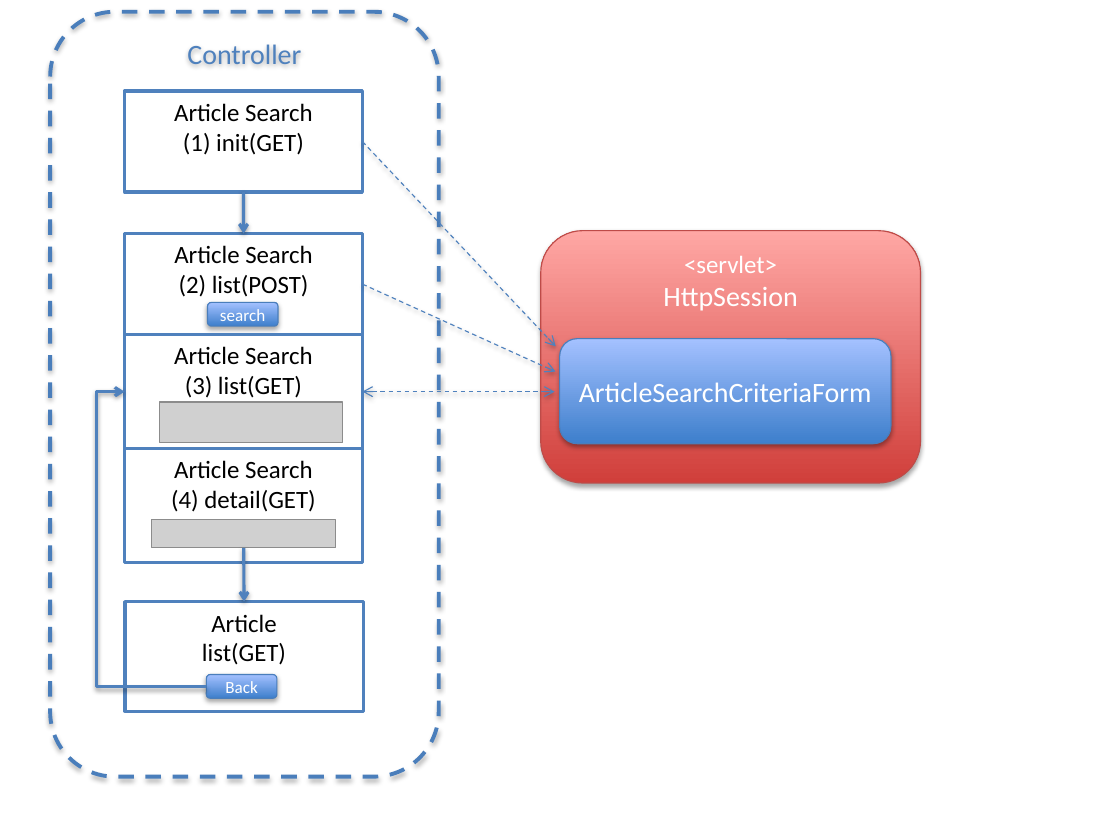
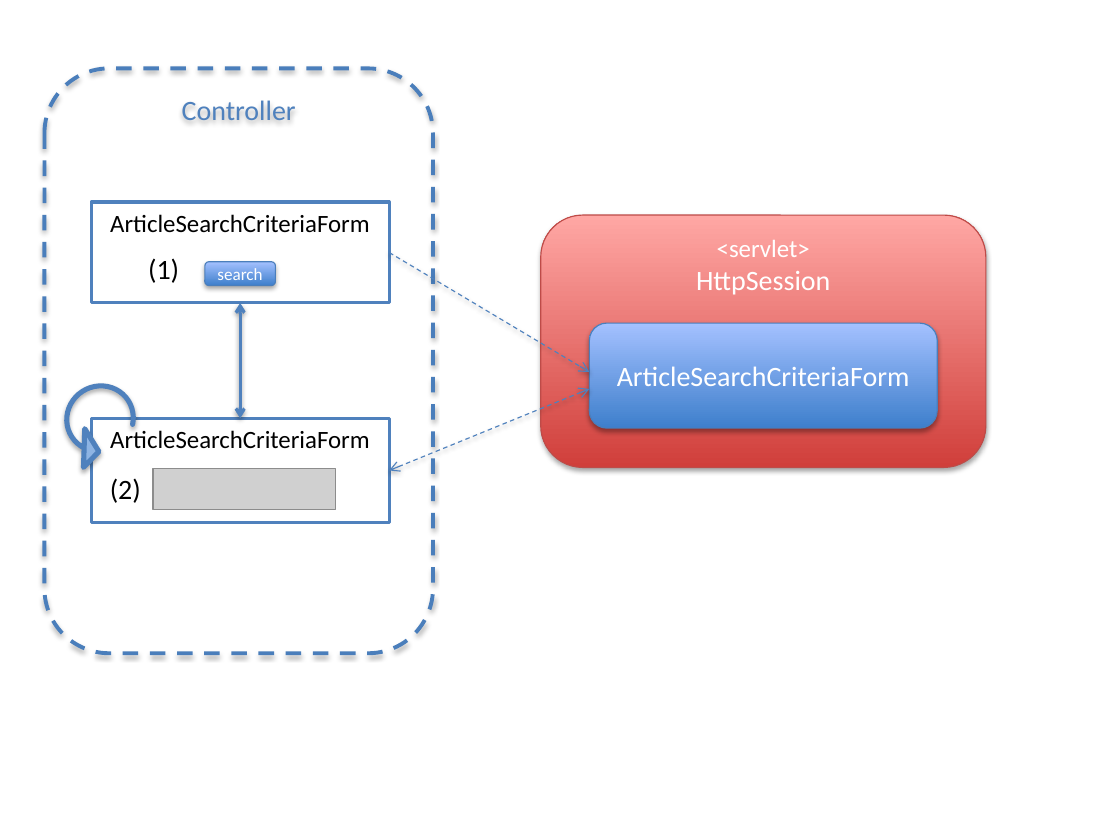
Before and after one commit to xzjia/guideline, a slide deck: slide 18 of source/ArchitectureInDetail/WebApplicationDetail/images_Pagination/materialPagination.pptx. Drawn at 1120x840 pixels with LibreOffice and Linux fonts; fonts in the diff are those of the drawing; grey boxes stand for pictures. Boxes give left, top, right and bottom in pixels: in the first picture for what was removed or moved away, otherwise in the second. Text is boxed around its words. In the diff, an @@ line names an element or a change of style, - is before the commit and + after.

```diff
--- a/source/ArchitectureInDetail/WebApplicationDetail/images_Pagination/materialPagination.pptx
+++ b/source/ArchitectureInDetail/WebApplicationDetail/images_Pagination/materialPagination.pptx
@@ rounded rectangle "Controller": place and size @@
-rounded rectangle "Controller" at box(50, 12, 439, 777)
+rounded rectangle "Controller" at box(45, 68, 433, 653)
@@ rectangle removed at box(124, 91, 362, 192) @@
-Article Search
-(1) init(GET)
@@ rectangle "ArticleSearchCriteriaForm": place and size @@
-rectangle "ArticleSearchCriteriaForm" at box(124, 234, 362, 335)
+rectangle "ArticleSearchCriteriaForm" at box(91, 202, 389, 302)
@@ arrow removed from (243, 192) to (243, 234) @@
@@ text in rectangle at box(110, 214, 369, 233): text changed @@
-Article Search
-(2) list(POST)
+ArticleSearchCriteriaForm
@@ rounded rectangle "<servlet>": place and size @@
-rounded rectangle "<servlet>" at box(541, 231, 921, 483)
+rounded rectangle "<servlet>" at box(541, 215, 986, 467)
@@ text added at box(148, 258, 179, 283), 18 pt, text #000000 @@
+(1)
@@ rounded rectangle "search": place and size @@
-rounded rectangle "search" at box(207, 302, 278, 326)
+rounded rectangle "search" at box(205, 262, 276, 286)
@@ arrow moved from (363, 141) - (556, 346) to (389, 252) - (589, 372) @@
@@ arrow removed from (363, 284) to (556, 372) @@
@@ double arrow added from (240, 304) to (240, 418), #4F81BD 2 pt @@
@@ rounded rectangle "ArticleSearchCriteriaForm": place and size @@
-rounded rectangle "ArticleSearchCriteriaForm" at box(560, 338, 892, 444)
+rounded rectangle "ArticleSearchCriteriaForm" at box(589, 323, 937, 428)
@@ circular arrow added at box(27, 347, 173, 492), fill #8EB4E3, outline #4F81BD 3.25 pt @@
@@ rectangle removed at box(124, 335, 362, 449) @@
-Article Search
-(3) list(GET)
@@ double arrow moved from (363, 392) - (554, 392) to (389, 470) - (589, 389) @@
@@ rectangle added at box(91, 418, 389, 522), fill #FFFFFF, outline #4F81BD 2 pt, 16 pt, text #000000 @@
+ArticleSearchCriteriaForm
@@ elbow arrow removed from (206, 687) to (124, 392) @@
@@ rectangle removed at box(124, 448, 362, 562) @@
-Article Search
-(4) detail(GET)
@@ text added at box(110, 478, 141, 503), 18 pt, text #000000 @@
+(2)
@@ picture: place and size @@
-picture at box(160, 402, 343, 442)
+picture at box(153, 469, 336, 510)
@@ picture removed at box(151, 520, 335, 548) @@
@@ arrow removed from (244, 548) to (244, 601) @@
@@ rectangle removed at box(125, 601, 364, 711) @@
-Article
-list(GET)
@@ rounded rectangle removed at box(206, 674, 277, 698) @@
-Back
```
Also in this commit, not shown: 2 other files.
